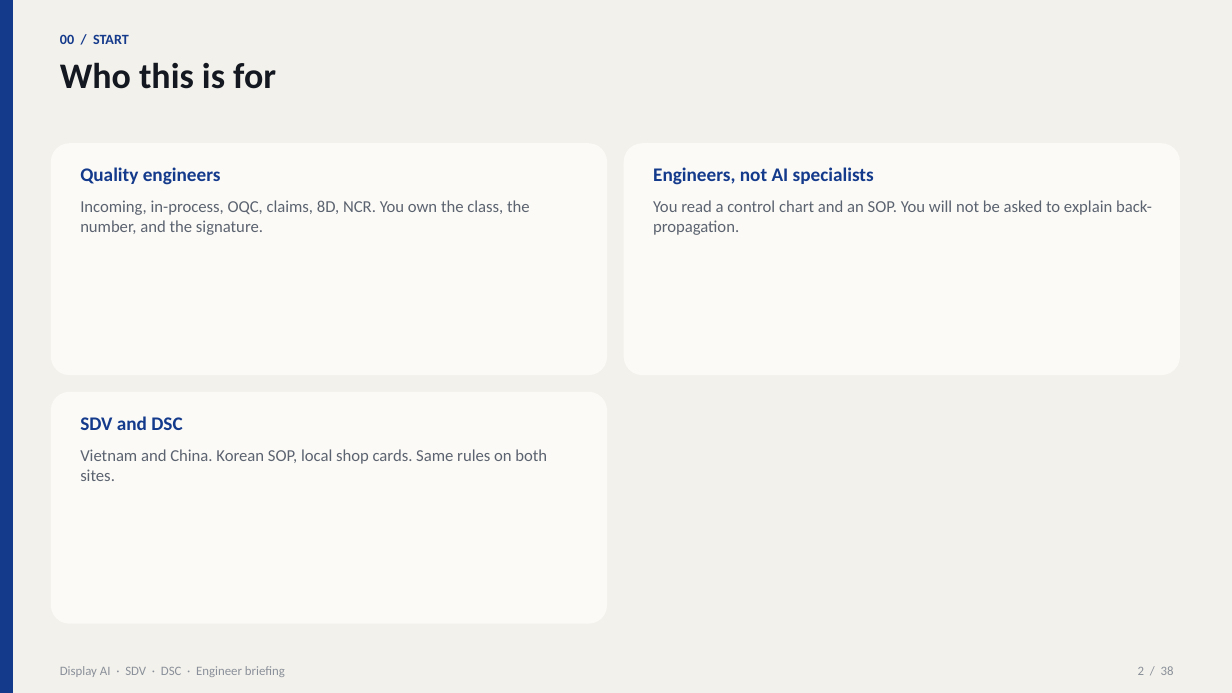
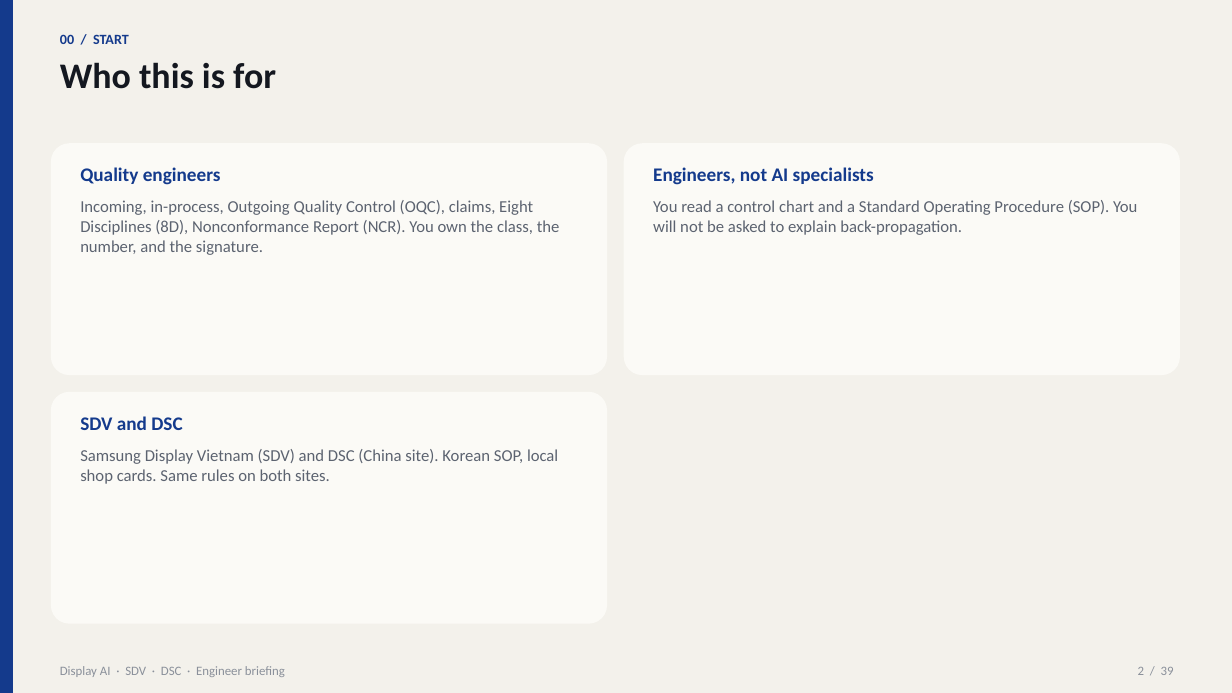
Before and after one commit to beyondlatent/welcome, a slide deck: slide 2 of Display-AI-Briefing-SDV-DSC.pptx. Drawn at 1232x693 pixels with LibreOffice and Linux fonts; fonts in the diff are those of the drawing. Boxes give left, top, right and bottom in pixels: in the first picture for what was removed or moved away, otherwise in the second. Text is boxed around its words. In the diff, an @@ line names an element or a change of style, - is before the commit and + after.

```diff
--- a/Display-AI-Briefing-SDV-DSC.pptx
+++ b/Display-AI-Briefing-SDV-DSC.pptx
@@ text at <box>80,200,560,255</box>: text changed @@
-Incoming, in-process, OQC, claims, 8D, NCR. You own the class, the number, and the signature.
+Incoming, in-process, Outgoing Quality Control (OQC), claims, Eight Disciplines (8D), Nonconformance Report (NCR). You own the class, the number, and the signature.
@@ text at <box>653,200,1137,235</box>: text changed @@
-You read a control chart and an SOP. You will not be asked to explain back-propagation.
+You read a control chart and a Standard Operating Procedure (SOP). You will not be asked to explain back-propagation.
@@ text at <box>80,449,558,484</box>: text changed @@
-Vietnam and China. Korean SOP, local shop cards. Same rules on both sites.
+Samsung Display Vietnam (SDV) and DSC (China site). Korean SOP, local shop cards. Same rules on both sites.
@@ text at <box>1138,667,1174,675</box>: text changed @@
-2 / 38
+2 / 39
```
Also in this commit, not shown: 35 other slides changed, 2 slides added, 1 slide removed, 2 other files.
